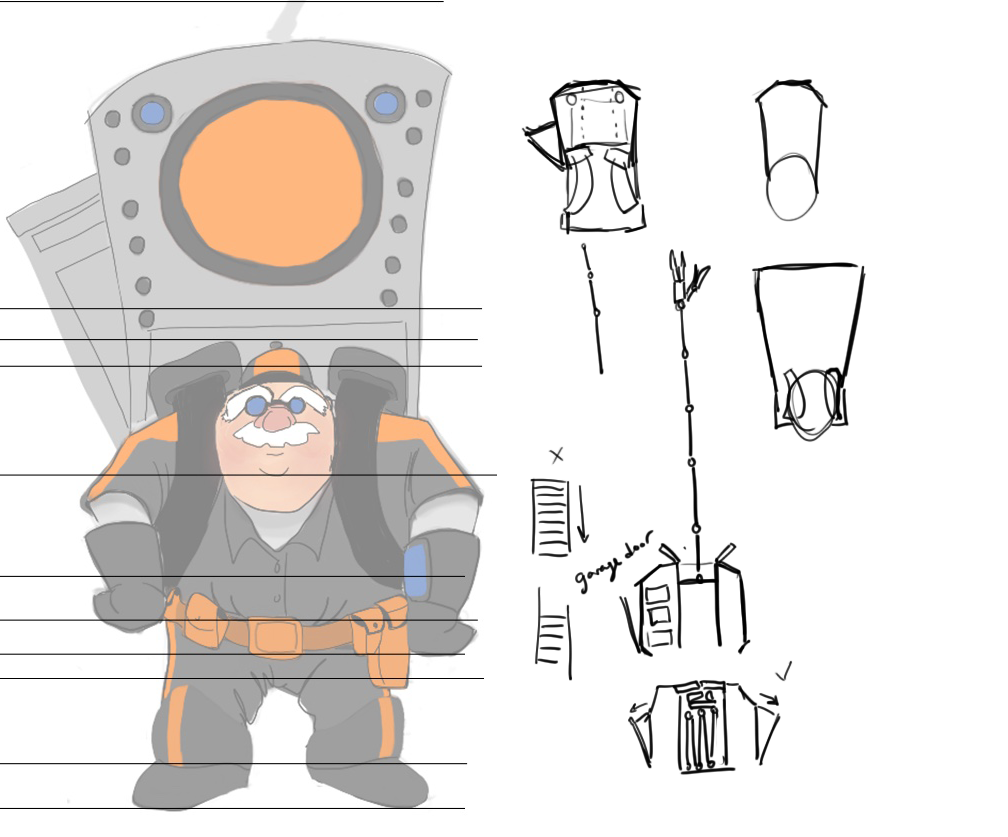
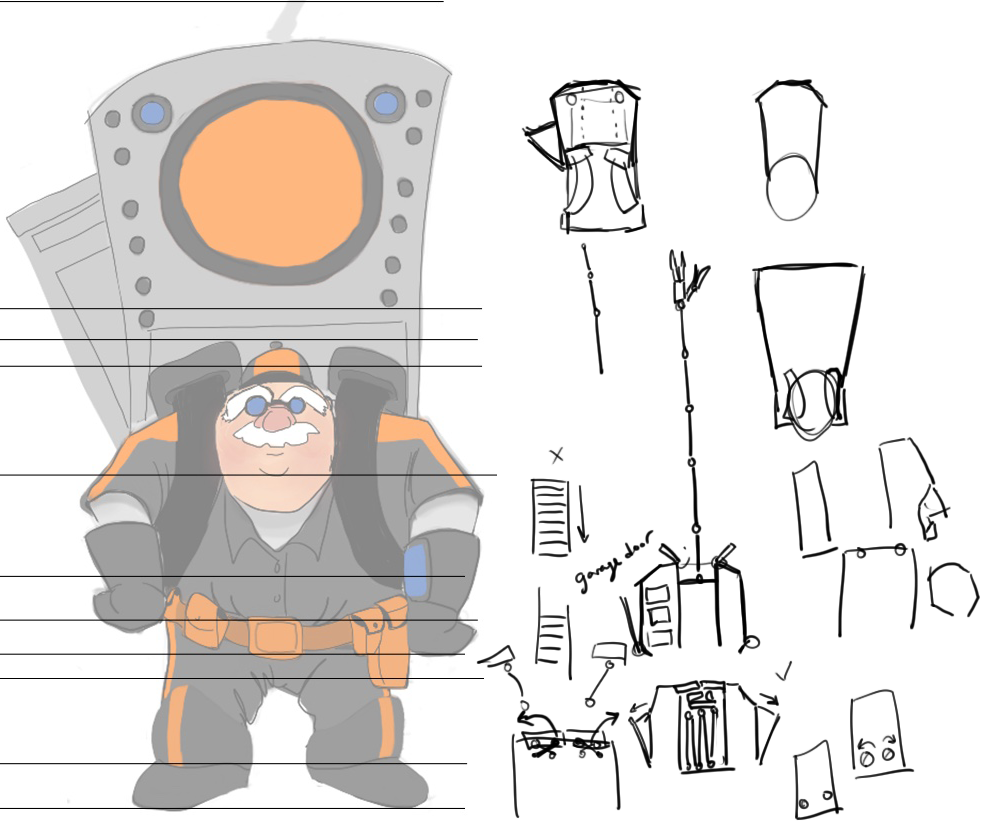
The second 1008 × 837 image is a revision of the first. Changes to its layers:
painted on "Layer 0" over [476,436,980,821]
